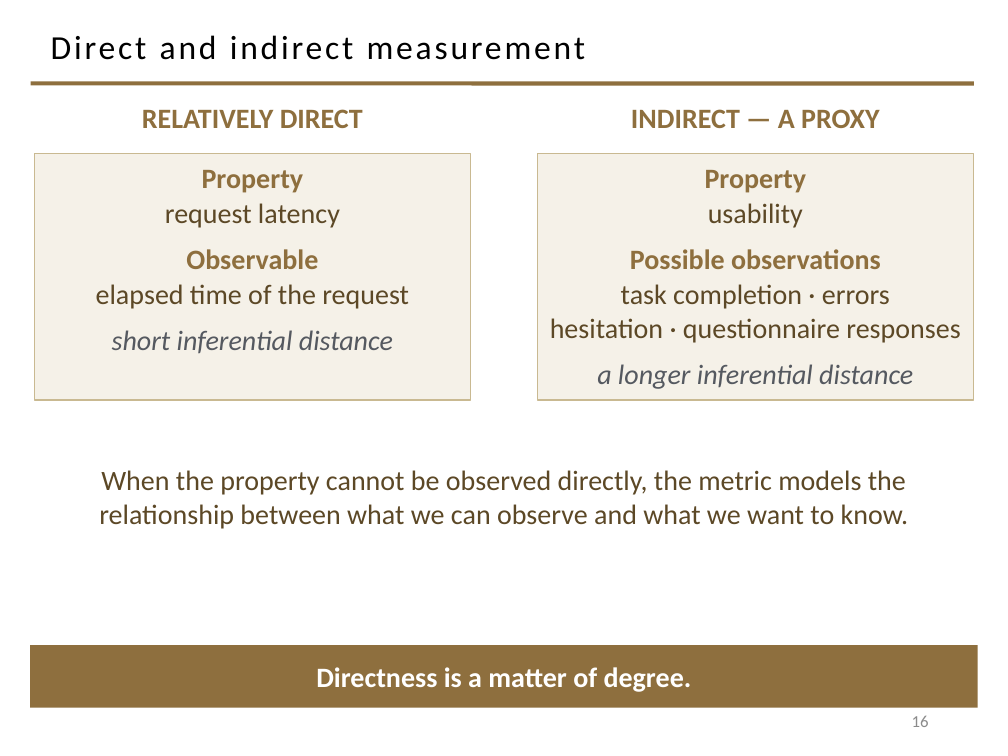
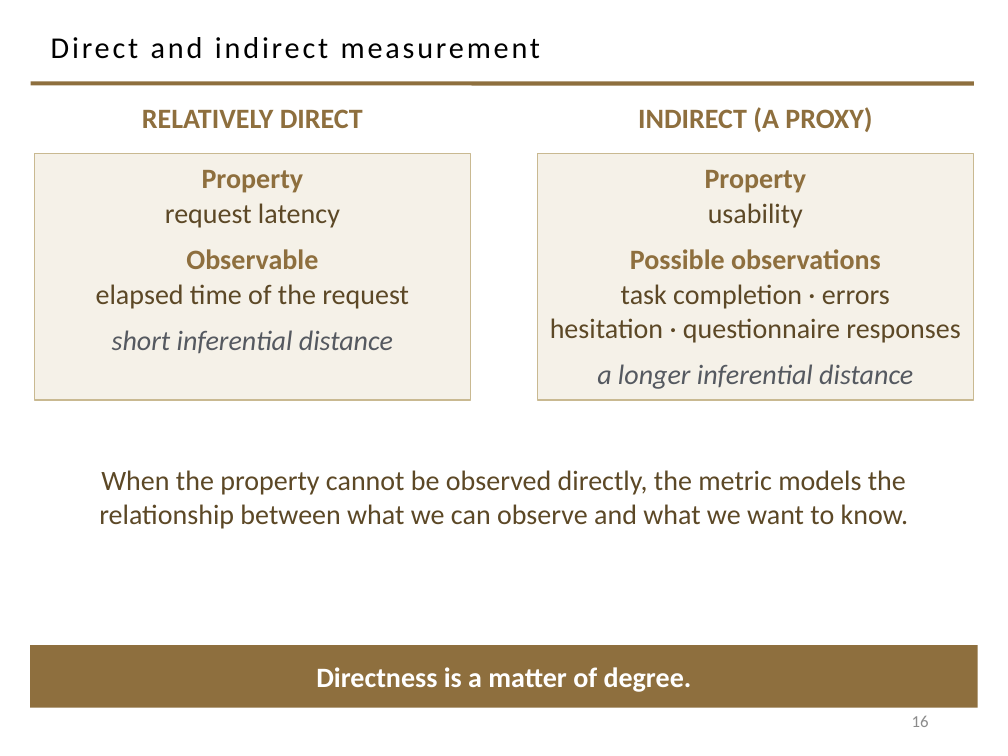
Before and after one commit to davisjam/model-based-agentic-software-engineering, a slide deck: slide 16 of course/lectures/act-1-foundations/09-engineering-decision-making-and-metrics/1-9-Engineering-Decision-Making-and-Metrics.pptx. Drawn at 1008x756 pixels with LibreOffice and Linux fonts; fonts in the diff are those of the drawing; background and template pictures are left out. Boxes give left, top, right and bottom in pixels: in the first picture for what was removed or moved away, otherwise in the second. Text is boxed around its words. In the diff, an @@ line names an element or a change of style, - is before the commit and + after.

```diff
--- a/course/lectures/act-1-foundations/09-engineering-decision-making-and-metrics/1-9-Engineering-Decision-Making-and-Metrics.pptx
+++ b/course/lectures/act-1-foundations/09-engineering-decision-making-and-metrics/1-9-Engineering-Decision-Making-and-Metrics.pptx
@@ title "Direct and indirect measurement" at (x1=51, y1=37, x2=540, y2=59): size 24 to 21.6 pt @@
@@ text at (x1=638, y1=107, x2=872, y2=132): text changed @@
-INDIRECT — A PROXY
+INDIRECT (A PROXY)
```
Also in this commit, not shown: 23 other slides changed.
